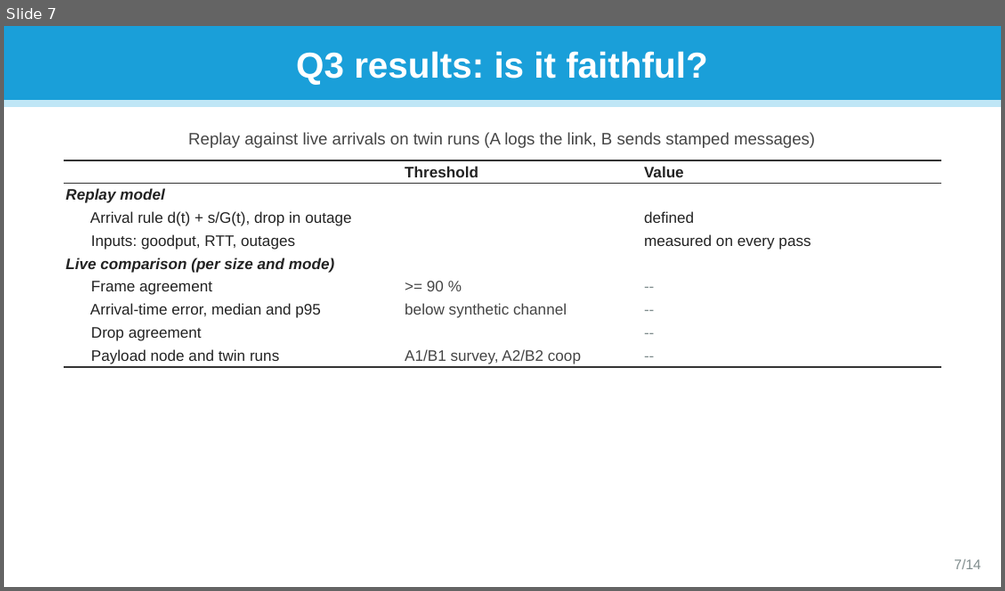
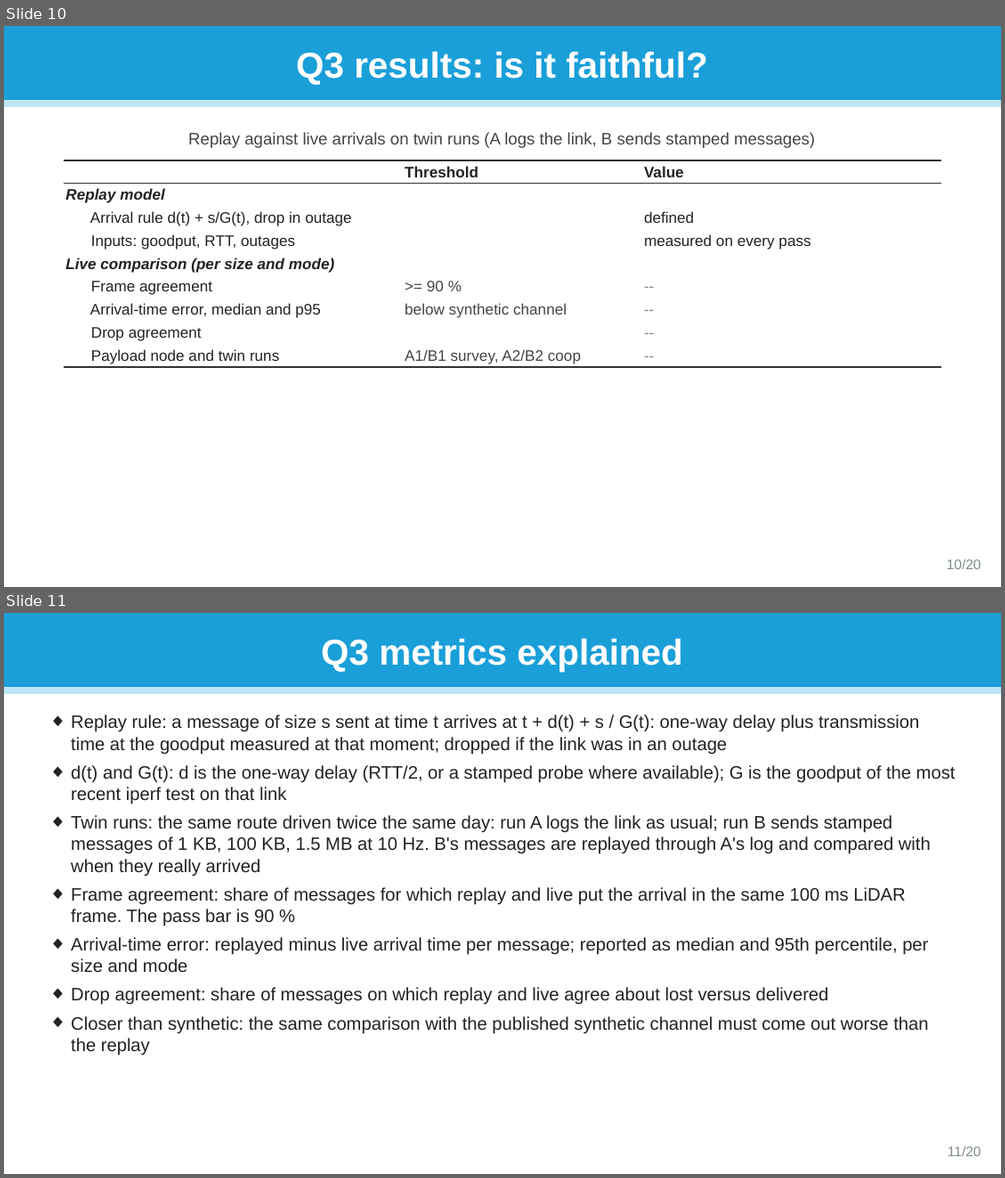
Before and after one commit to jorichee14/Others, a slide deck: scoop_testbed_paper/SCooP-iT_testbed_questions.pptx. Shown one above the other, each under a label of ours: slide 7 before the commit, slides 10 and 11 after it. The pictures are 1005x591 and 1005x1178 pixels, drawn with LibreOffice and Linux fonts; fonts in the diff are those of the drawing. Boxes give left, top, right and bottom in pixels: in the first picture for what was removed or moved away, otherwise in the second. Text is boxed around its words. In the diff, an @@ line names an element or a change of style, - is before the commit and + after.

```diff
--- a/scoop_testbed_paper/SCooP-iT_testbed_questions.pptx
+++ b/scoop_testbed_paper/SCooP-iT_testbed_questions.pptx
@@ slide 11 added at [4, 613, 1001, 1174], background #FFFFFF @@
@@ rectangle added at [4, 613, 1001, 688], fill #1A9FD9, outline #1A9FD9 1 pt @@
@@ text added at [321, 638, 682, 672], 26 pt, text #FFFFFF, bold @@
+Q3 metrics explained
@@ rectangle added at [4, 688, 1001, 694], fill #BFE6F6, outline #BFE6F6 1 pt @@
@@ text added at [71, 714, 955, 1054], 13 pt, text #222222 @@
+◆ Replay rule: a message of size s sent at time t arrives at t + d(t) + s / G(t): one-way delay plus transmission time at the goodput measured at that moment; dropped if the link was in an outage
+◆ d(t) and G(t): d is the one-way delay (RTT/2, or a stamped probe where available); G is the goodput of the most recent iperf test on that link
+◆ Twin runs: the same route driven twice the same day: run A logs the link as usual; run B sends stamped messages of 1 KB, 100 KB, 1.5 MB at 10 Hz. B's messages are replayed through A's log and compared with when they really arrived
+◆ Frame agreement: share of messages for which replay and live put the arrival in the same 100 ms LiDAR frame. The pass bar is 90 %
+◆ Arrival-time error: replayed minus live arrival time per message; reported as median and 95th percentile, per size and mode
+◆ Drop agreement: share of messages on which replay and live agree about lost versus delivered
+◆ Closer than synthetic: the same comparison with the published synthetic channel must come out worse than the replay
@@ text added at [947, 1146, 981, 1156], 10 pt, text #7F8C8D @@
+11/20
@@ what was slide 7 is now slide 10 @@
@@ slide 10 changed as well @@
@@ text at [947, 559, 981, 569]: text changed @@
-7/14
+10/20
```
Also in this commit, not shown: 13 other slides changed, 5 other slides added, 1 other file.
